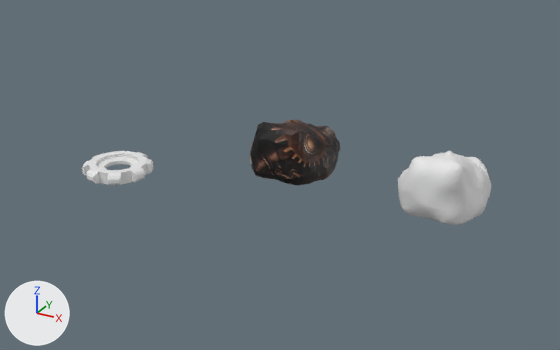
What one commit did to the Blender file Assets/Enemies/Shapeless/ModelsAssociated/Shapeless.blend.
Before and after are seen from a camera (50 mm lens) standing at (11.8, -27.1, 11.9) and looking at (-0.9, -4.1, 0.4). Every picture has the same lights, and +X, +Y and +Z are marked at lower left.

Objects in the first picture: 'Cog01', 'shitslug', 'shitslug.001'.
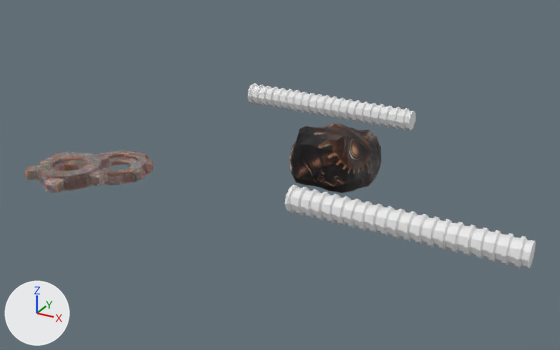
ob_poly_001 is not drawn itself; it is used by a modifier of ob_tubestart_001.

Pixel boxes [x1, y1, x2, y2] of what changed, in the pictures (560 x 350 px):
'tubestart', added
    after: [285, 185, 536, 268]
'shitslug', hidden
    before: [398, 151, 491, 225]
'shitslug.002', added
    after: [290, 123, 381, 193]
'shitslug.001', hidden
    before: [250, 120, 340, 185]
'tubestart.001', added
    after: [248, 83, 416, 130]
'Cog02', added
    after: [25, 152, 111, 193]
'Cog01', recoloured
    both: [82, 151, 153, 185]

The change, as a list of edits to the scene's bpy script:
```text
Add img_rust_texture_jpg:
    img_rust_texture_jpg = load_image('rust_texture.jpg', 'rust_texture.jpg', 1024, 1024, 'sRGB')
Add img_bodytexsample_png_001:
    img_bodytexsample_png_001 = load_image('bodytexsample.png.001', 'bodytexsample.png', 709, 710, 'sRGB')
Add mat_cog:
    mat_cog = bpy.data.materials.new('Cog')
    # colours: white #e7e7e7
    # uses the picture img_rust_texture_jpg
Add mat_material_001:
    mat_material_001 = principled_material('Material.001')
    mat_material_001.texture = img_bodytexsample_png_001
Change me_cylinder:
    where me_cylinder.from_pydata(...)  # 224 vertices, 224 faces; spans x -1.21..1.21, y -1.23..1.23, z -0.22..0.22
    add me_cylinder.materials.append(mat_cog)
Add me_sphere_002:
    me_sphere_002.from_pydata(...)  # 504 vertices, 502 faces; spans x -1.52..1.6, y -1.89..3.19, z -2.08..0.79
    me_sphere_002.materials.append(mat_material_001)  # picture img_bodytexsample_png_001
Add me_cylinder_003:
    me_cylinder_003.from_pydata(...)  # 60 vertices, 52 faces; spans x -0.076..0.321, y -0.498..0.498, z -0.474..0.474
Add me_cylinder_002:
    me_cylinder_002.from_pydata(...)  # 1260 vertices, 1092 faces; spans x -0.08..8.25, y -0.5..0.5, z -0.47..0.47
Add me_cylinder_001:
    me_cylinder_001.from_pydata(...)  # 160 vertices, 160 faces; spans x -1.23..1.37, y -1.37..1.37, z -0.25..0.25
    me_cylinder_001.materials.append(mat_cog)
Add cu_nurbspath_001:
    cu_nurbspath_001 = bpy.data.curves.new('NurbsPath.001', 'CURVE')
    cu_nurbspath_001.dimensions = '3D'
    _sp = cu_nurbspath_001.splines.new('NURBS'); _sp.points.add(4)
    _sp.points.foreach_set('co', [0.0, 0.0, 8.127, 1.0, 0.0, 0.0, 6.064, 1.0, 0.0, 0.0, 4.0, 1.0, 0.0, 0.0, 1.936, 1.0, 0.0, 0.0, -0.127, 1.0])
    _sp.order_u = 5
    _sp.order_v = 0
    _sp.use_endpoint_u = True
    cu_nurbspath_001.use_path = True
    cu_nurbspath_001.fill_mode = 'FULL'
Change ob_shitslug:
    add ob_shitslug.hide_set(True)
Change ob_shitslug_001:
    ob_shitslug_001.location: (-1.98, -1.06, 0.87) -> (-1.98, -0.05, 0.68)
    add ob_shitslug_001.hide_set(True)
Add ob_shitslug_002:
    ob_shitslug_002 = bpy.data.objects.new('shitslug.002', me_sphere_002)
    ob_shitslug_002.location = (0.17, -1.69, 1.28)
Add ob_poly_001:
    ob_poly_001 = bpy.data.objects.new('poly.001', cu_nurbspath_001)
    ob_poly_001.location = (-7.13, 4.62, 0.16)
Add ob_tubestart_001:
    ob_tubestart_001 = bpy.data.objects.new('tubestart.001', me_cylinder_003)
    ob_tubestart_001.location = (-7.13, 4.62, 0.16)
    _m = ob_tubestart_001.modifiers.new('Array', 'ARRAY')
    _m.fit_type = 'FIT_CURVE'
    _m.curve = ob_poly_001
    _m.use_merge_vertices = True
Add ob_tubestart:
    ob_tubestart = bpy.data.objects.new('tubestart', me_cylinder_002)
    ob_tubestart.location = (0.27, -5.17, 0.16)
Add ob_cog02:
    ob_cog02 = bpy.data.objects.new('Cog02', me_cylinder_001)
    ob_cog02.location = (-5.21, -10.19, 1.98)
```
